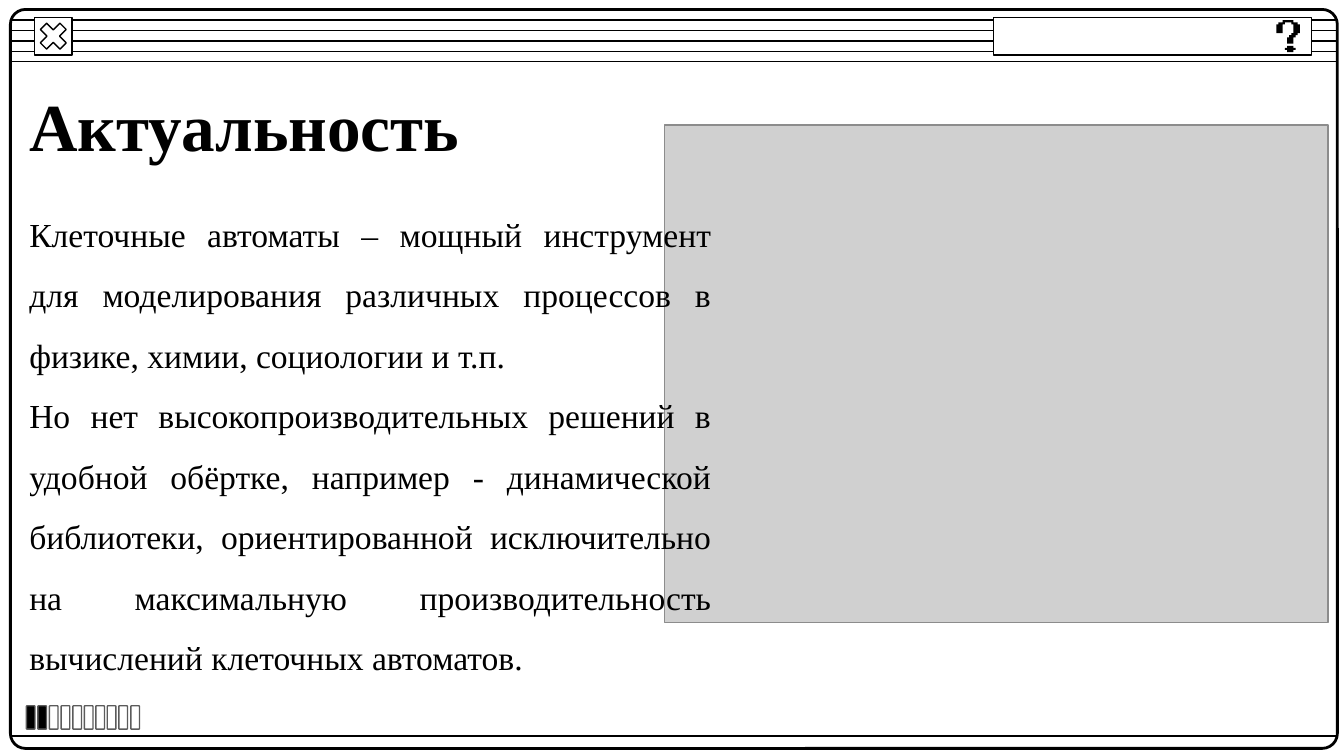
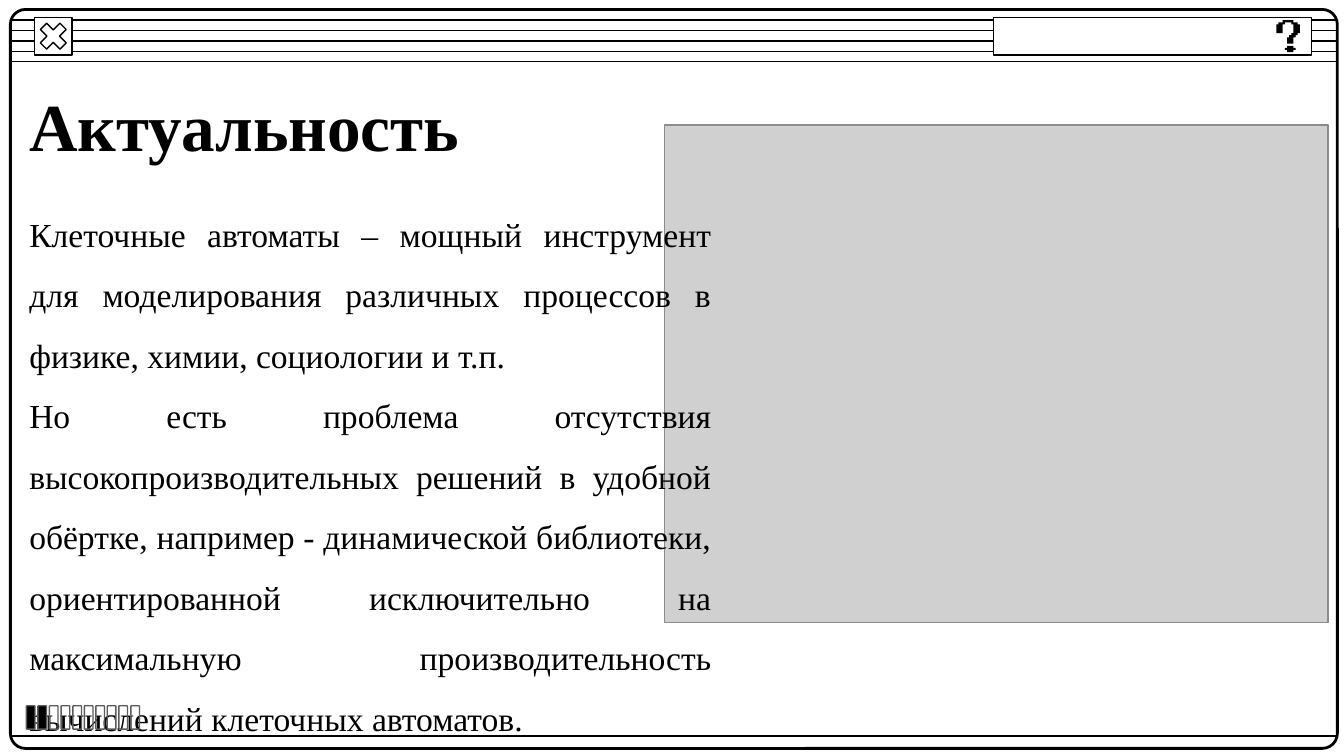
Before and after one commit to BakaKrt/DiplomAPI, a slide deck: slide 2 of ВКР/ВКР.pptx. Drawn at 1344x756 pixels with LibreOffice and Linux fonts; fonts in the diff are those of the drawing; grey boxes stand for pictures. Boxes give left, top, right and bottom in pixels: in the first picture for what was removed or moved away, otherwise in the second. Text is boxed around its words. In the diff, an @@ line names an element or a change of style, - is before the commit and + after.

```diff
--- a/ВКР/ВКР.pptx
+++ b/ВКР/ВКР.pptx
@@ text at <box>29,402,712,737</box>: text changed @@
-Но нет высокопроизводительных решений в удобной обёртке, например - динамической библиотеки, ориентированной исключительно на максимальную производительность вычислений клеточных автоматов.
+Но есть проблема отсутствия высокопроизводительных решений в удобной обёртке, например - динамической библиотеки, ориентированной исключительно на максимальную производительность вычислений клеточных автоматов.
```
Also in this commit, not shown: 1 slide added, 1 other file.
